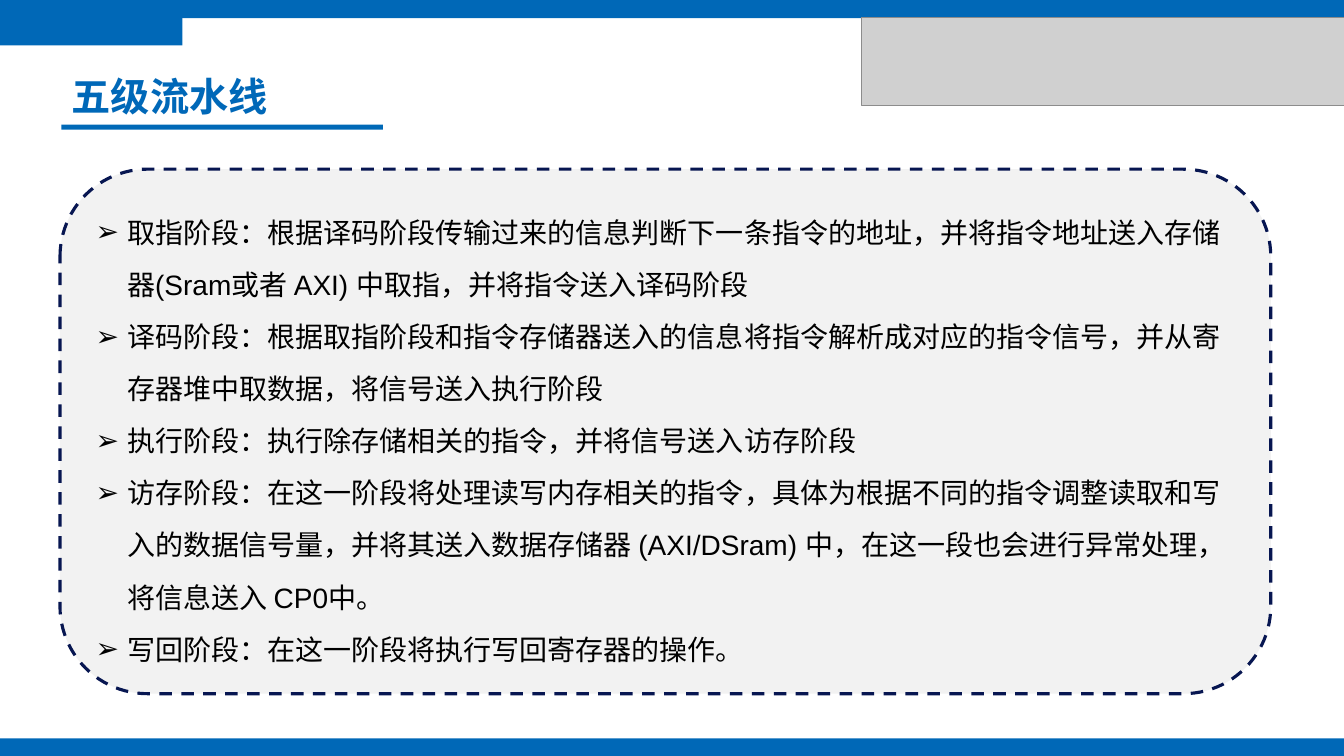
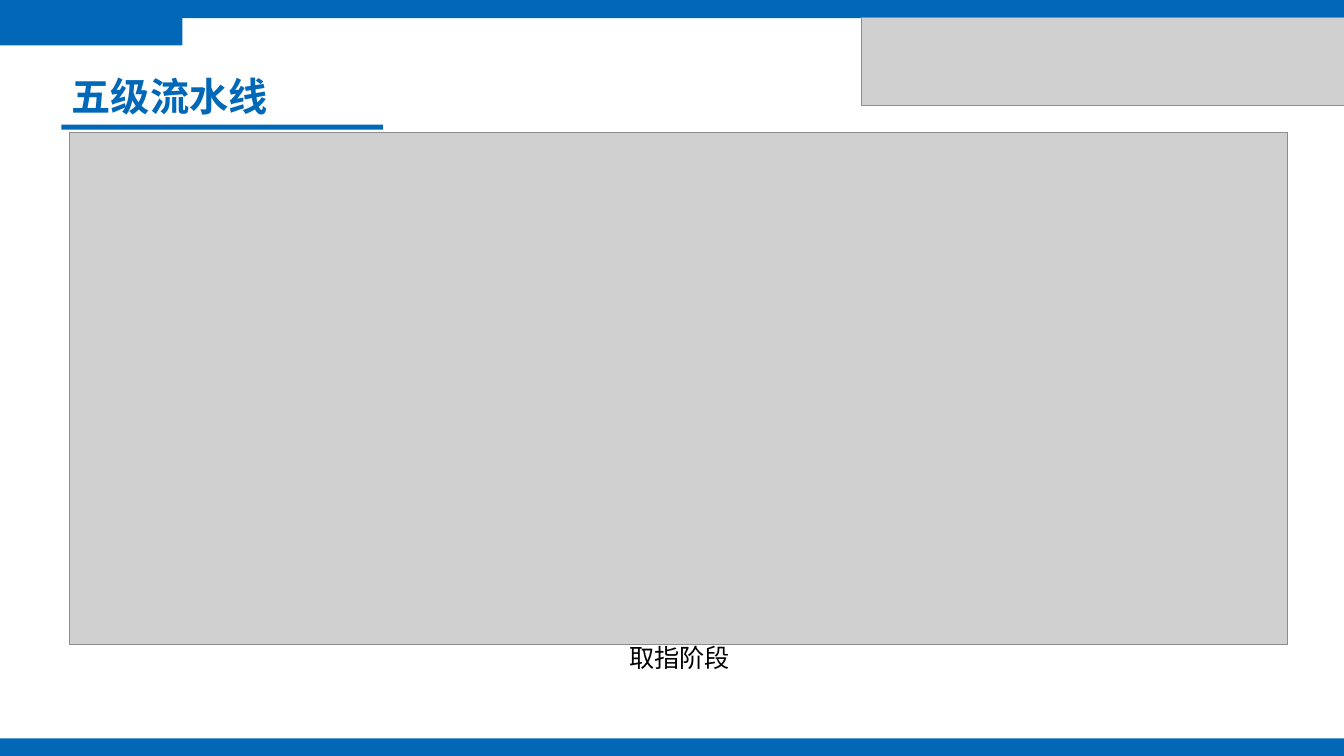
Before and after one commit to KuangjuX-Archived/SimpleMIPS, a slide deck: slide 10 of report/14组-体系结构答辩.pptx. Drawn at 1344x756 pixels with LibreOffice and Linux fonts; fonts in the diff are those of the drawing; grey boxes stand for pictures. Boxes give left, top, right and bottom in pixels: in the first picture for what was removed or moved away, otherwise in the second. Text is boxed around its words. In the diff, an @@ line names an element or a change of style, - is before the commit and + after.

```diff
--- a/report/14组-体系结构答辩.pptx
+++ b/report/14组-体系结构答辩.pptx
@@ picture added at [70,133,1289,644] @@
@@ rounded rectangle removed at [60,169,1271,694] @@
-➢ 取指阶段：根据译码阶段传输过来的信息判断下一条指令的地址，并将指令地址送入存储器(Sram或者 AXI) 中取指，并将指令送入译码阶段
-➢ 译码阶段：根据取指阶段和指令存储器送入的信息将指令解析成对应的指令信号，并从寄存器堆中取数据，将信号送入执行阶段
-➢ 执行阶段：执行除存储相关的指令，并将信号送入访存阶段
-➢ 访存阶段：在这一阶段将处理读写内存相关的指令，具体为根据不同的指令调整读取和写入的数据信号量，并将其送入数据存储器 (AXI/DSram) 中，在这一段也会进行异常处理，将信息送入 CP0中。
-➢ 写回阶段：在这一阶段将执行写回寄存器的操作。
@@ text added at [629,641,730,669], 18 pt, text #000000 @@
+取指阶段
```
Also in this commit, not shown: 7 other slides changed, 1 slide added, 1 slide removed.
